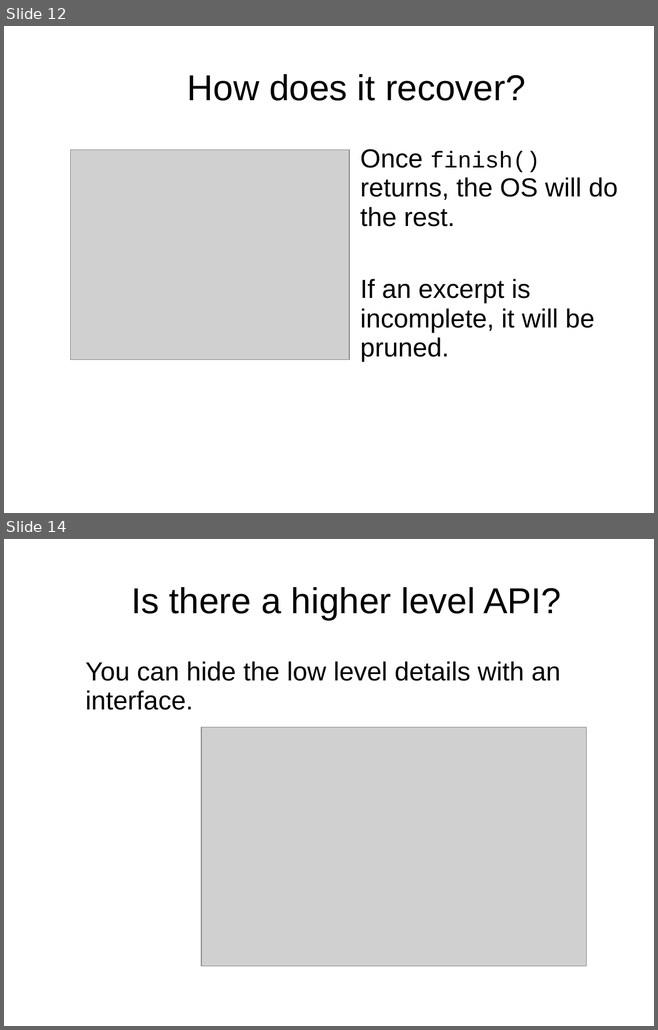
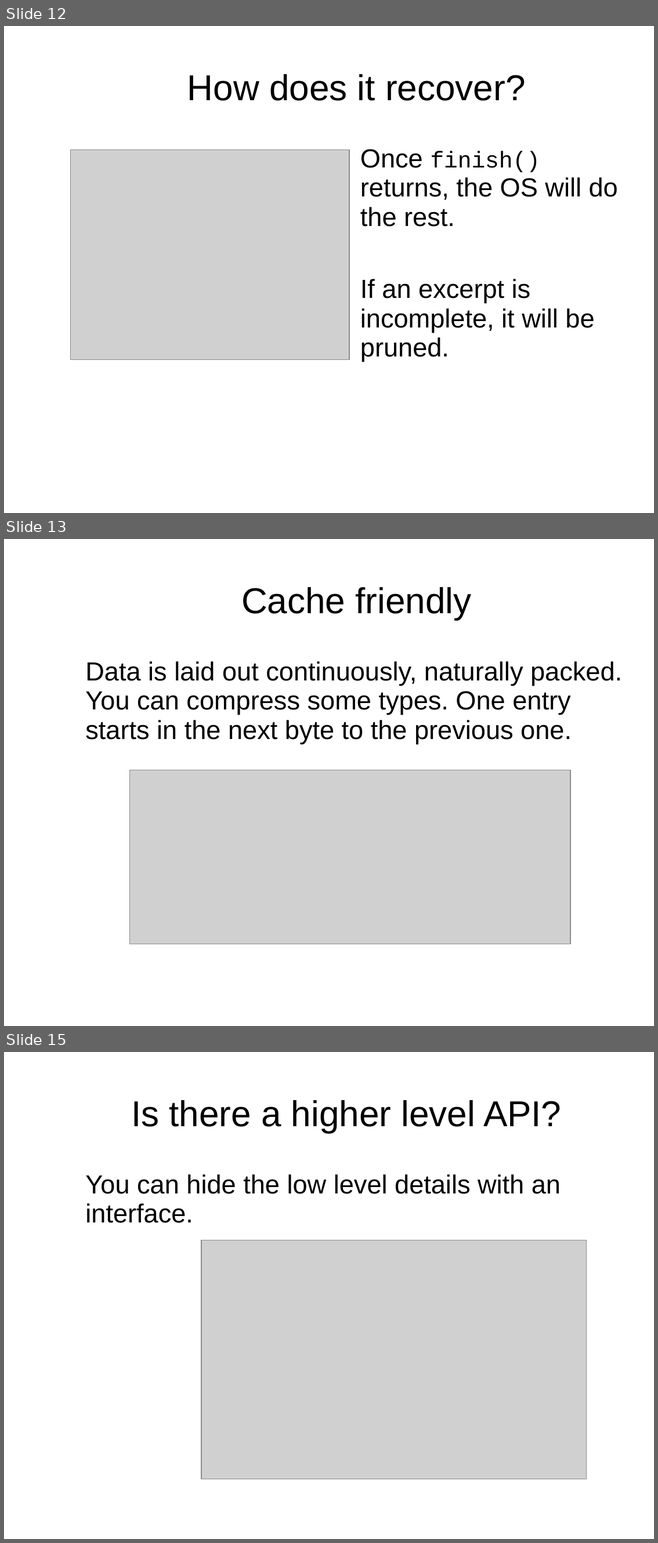
Before and after one commit to Vanilla-Java/Presentations, a slide deck: Introduction to Chronicle.ppt. Shown one above the other, each under a label of ours: slides 12 and 14 before the commit, slides 12, 13 and 15 after it; the slides between them are not shown. The pictures are 658x1030 and 658x1543 pixels, drawn with LibreOffice and Linux fonts; fonts in the diff are those of the drawing; grey boxes stand for pictures; background and template pictures are left out. Boxes give left, top, right and bottom in pixels: in the first picture for what was removed or moved away, otherwise in the second. Text is boxed around its words. In the diff, an @@ line names an element or a change of style, - is before the commit and + after.

```diff
--- a/Introduction to Chronicle.ppt
+++ b/Introduction to Chronicle.ppt
@@ slide 13 added at <box>4,539,654,1026</box>, background picture (left out) @@
@@ title added at <box>241,587,471,620</box>, 44 pt, text #000000 @@
+Cache friendly
@@ text added at <box>85,661,622,744</box>, 32 pt, text #000000 @@
+Data is laid out continuously, naturally packed. You can compress some types. One entry starts in the next byte to the previous one.
@@ picture added at <box>129,770,571,944</box> @@
@@ what was slide 14 is now slide 15 @@
```
Also in this commit, not shown: 1 slide changed, 1 other file.
